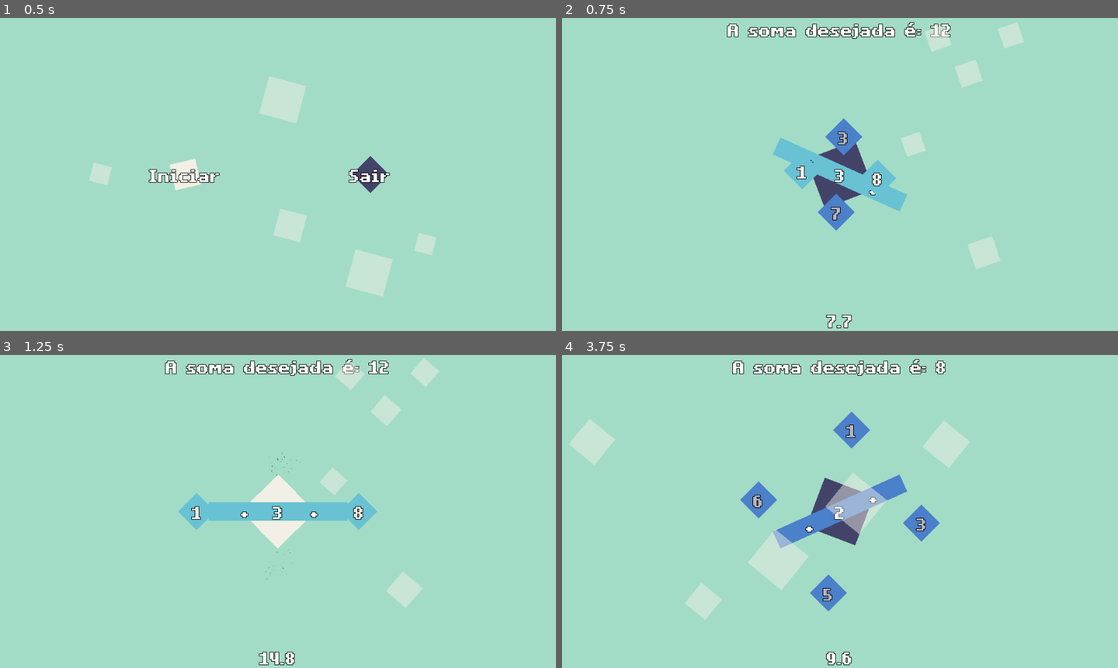
Above: before the commit, frames 1-4 (two rows, left to right).
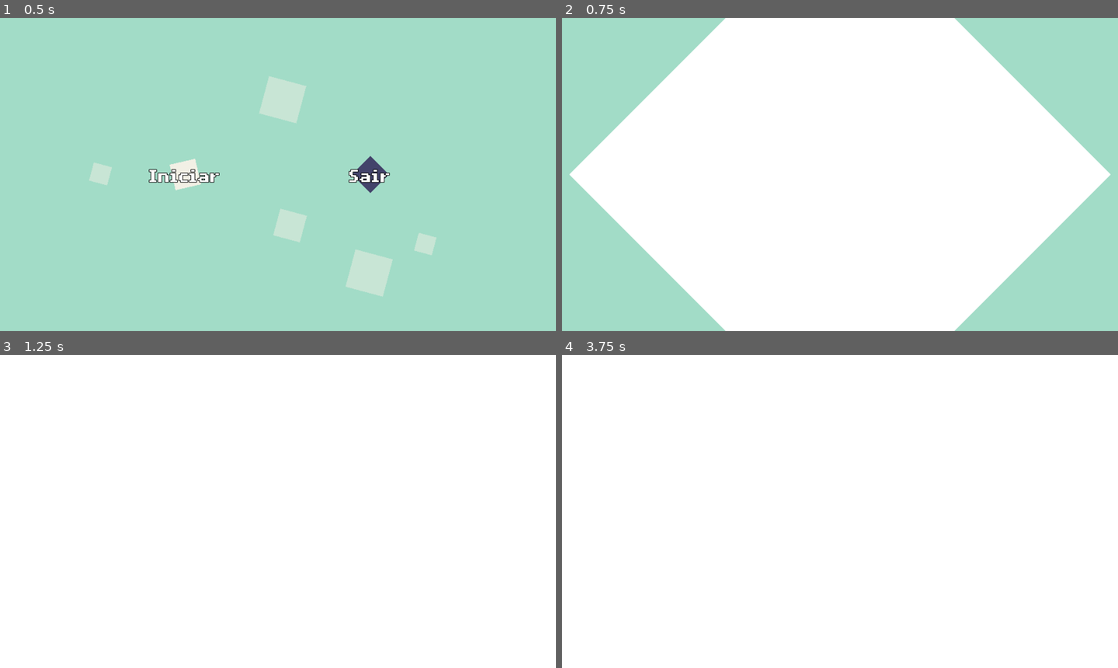
Above: after the commit, the same moments.

Repository: luisfpatrocinio/SquareSum
Game: Godot game, scene res://MainMenu.tscn
The game is run twice, just before and just after one commit, with the same random seed, the same clock (stepped at 60 frames per second) and the same inputs.
Inputs:
- Up to frame 1 (0.5 s): no input
- Up to frame 2 (0.75 s): tap Enter (ui_accept) at 0.5 s; hold Right (ui_right) from 0.53 s (still down)
- Up to frame 3 (1.25 s): keep holding Right (ui_right); tap Enter (ui_accept) at 0.77 s
- Up to frame 4 (3.75 s): release Right (ui_right) at 1.28 s; hold Down (ui_down) 1.28-2.03 s; tap Enter (ui_accept) at 1.52, 3.02 s; hold Right (ui_right) 2.03-2.78 s; hold Up (ui_up) 2.78-3.53 s; hold Left (ui_left) from 3.53 s (still down)

Frame 1 is identical in both runs. In frame 2, 69% of the frame differs, in the area x 1-99%, y 0-100%; in frame 3, 99%; in frame 4, 100%, in the area x 0-100%, y 0-100%.

Commit message:
Transition between scenes

Diff:
--- a/Level.tscn
+++ b/Level.tscn
@@ -13,6 +13,7 @@
 script = ExtResource( 1 )
 
 [node name="ColorRect" type="ColorRect" parent="Controller"]
+visible = false
 anchor_right = 1.0
 anchor_bottom = 1.0
 color = Color( 0.635294, 0.862745, 0.780392, 1 )
@@ -114,6 +115,14 @@
 
 [node name="Audio" type="AudioStreamPlayer" parent="Controller"]
 
+[node name="TransitionTimer" type="Timer" parent="Controller"]
+autostart = true
+
+[node name="TransitionFadeOut" type="ColorRect" parent="."]
+margin_right = 960.0
+margin_bottom = 540.0
+
 [connection signal="timeout" from="Controller/Timer" to="Controller" method="_on_Timer_timeout"]
 [connection signal="timeout" from="Controller/TimerToStart" to="Controller" method="_on_TimerToStart_timeout"]
 [connection signal="timeout" from="Controller/CreatePolygonTimer" to="Controller" method="_on_CreatePolygonTimer_timeout"]
+[connection signal="timeout" from="Controller/TransitionTimer" to="Controller" method="_on_TransitionTimer_timeout"]
--- a/MainMenu.gd
+++ b/MainMenu.gd
@@ -7,9 +7,13 @@
 var optionScene = preload("res://MenuOption.tscn");
 onready var createPolygonTimer = get_node("createPolygonTimer");
 onready var polygonDeco = preload("res://Polygon.tscn");
+var changingScene = false;
 
 # Called when the node enters the scene tree for the first time.
 func _ready() -> void:
+	# Ajustar posição da janela
+	OS.center_window()
+
 	# Create Options
 	var _optionsNmb = 2;
 	var _spac = 960 / (_optionsNmb + 1);
@@ -36,7 +40,7 @@
 
 	# Get Input
 	var xAxis = Input.get_axis("ui_left", "ui_right");
-	if (xAxis != 0 and inputCooldown < 0):
+	if (xAxis != 0 and inputCooldown < 0 and !changingScene):
 		selected += sign(xAxis);
 		selected = clamp(selected, 0, len(options) - 1);
 		inputCooldown = INPUT_COOLDOWN;
@@ -47,10 +51,11 @@
 
 	# Confirm Option
 	var confirmKey = Input.is_action_just_pressed("ui_accept");
-	if confirmKey:
+	if confirmKey and !changingScene:
 		var _callback = options[selected].callback;
 		if _callback.is_valid():
 			_callback.call_func();
+			changingScene = true
 
 
 func _on_CreatePolygonTimer_timeout() -> void:
--- a/MenuOption.gd
+++ b/MenuOption.gd
@@ -4,6 +4,7 @@
 var no = 0;
 onready var polygon = get_node("Polygon2D");
 onready var label = get_node("Label");
+onready var transitionScene = preload("res://Transition.tscn");
 var callback = funcref(self, "startGame");
 
 func _ready() -> void:
@@ -30,8 +31,11 @@
 
 
 func startGame():
-	get_tree().change_scene("res://Level.tscn");
-
+	print("Starting...")
+	var trans = transitionScene.instance();
+	trans.global_position = Vector2(480, 270);
+	trans.destinyScene = "res://Level.tscn";
+	get_parent().add_child(trans)
 
 func exitGame():
 	get_tree().quit()
--- a/Number.gd
+++ b/Number.gd
@@ -19,7 +19,7 @@
 
 
 func _process(delta):
-	if my_scale < 1:
+	if my_scale < 1 and controller.canFadeTransition:
 		my_scale += 0.078
 	else:
 		my_scale = 1
--- a/Roulette.gd
+++ b/Roulette.gd
@@ -19,6 +19,8 @@
 onready var flash = get_node("FlashScreen");
 onready var audio = get_node("Audio")
 
+var canFadeTransition = false
+
 var barAngSpd = 12
 var numbersArray = []
 var desired_number = 0
@@ -30,8 +32,6 @@
 
 
 func _ready() -> void:
-	# Ajustar posição da janela
-	OS.window_position = Vector2(32, 32)
 	randomize()
 
 	for _i in range(5):
@@ -46,6 +46,11 @@
 
 
 func _process(delta: float) -> void:
+	# Reduzir transparência da transição
+	if canFadeTransition:
+		var _transAlpha = get_parent().get_node("TransitionFadeOut");
+		_transAlpha.color.a = lerp(_transAlpha.color.a, 0, 0.068);
+
 	# Receber Input do Jogador: Inclinar Barra
 	var xAxis = Input.get_axis("ui_left", "ui_right");
 	var _destAng = line.rotation_degrees;
@@ -82,37 +87,38 @@
 		# Checar se está certo
 		var _array = line.numbers
 		print("O valor de line.numbers é: " + str(_array))
-		if get_sum(_array) == desired_number:
-			# Vitória
-			print("Acertou!");
-			flashScreen();
-			var _timeBonus = 5
-			timer.start(timer.time_left + _timeBonus)
-			timer.paused = true
-			startTimer.start()
-			success = true
-			audio.stream = completedSound;
-			audio.pitch_scale = min(0.80 + 0.05 * actualLevel, 2);
-			audio.play()
-
-			# Deletar numeros errados
-			for nmb in numbersArray:
-				var wr = weakref(nmb)
-				if wr.get_ref():
-					if !(nmb in line.colliders):
-						nmb.queue_free()
-					else:
-						nmb.succeeded = true
-		else:
-			if len(line.colliders) > 0:
-				# Resultado Errado
-				print("ErRRRRRrrou!")
-				audio.stream = wrongSound;
-				audio.pitch_scale = rand_range(0.95, 1.05);
+		if (len(_array) == 2):
+			if get_sum(_array) == desired_number:
+				# Vitória
+				print("Acertou!");
+				flashScreen();
+				var _timeBonus = 5
+				timer.start(timer.time_left + _timeBonus)
+				timer.paused = true
+				startTimer.start()
+				success = true
+				audio.stream = completedSound;
+				audio.pitch_scale = min(0.80 + 0.05 * actualLevel, 2);
 				audio.play()
+
+				# Deletar numeros errados
 				for nmb in numbersArray:
-					if nmb in line.colliders:
-						nmb.queue_free()
+					var wr = weakref(nmb)
+					if wr.get_ref():
+						if !(nmb in line.colliders):
+							nmb.queue_free()
+						else:
+							nmb.succeeded = true
+			else:
+				if len(line.colliders) > 0:
+					# Resultado Errado
+					print("ErRRRRRrrou!")
+					audio.stream = wrongSound;
+					audio.pitch_scale = rand_range(0.95, 1.05);
+					audio.play()
+					for nmb in numbersArray:
+						if nmb in line.colliders:
+							nmb.queue_free()
 
 
 	# Exibir Instrução
@@ -252,3 +258,7 @@
 		randi() % 480
 	)
 	add_child(_pol)
+
+
+func _on_TransitionTimer_timeout() -> void:
+	canFadeTransition = true;
--- /dev/null
+++ b/Transition.gd
@@ -0,0 +1,17 @@
+extends Node2D
+
+var destinyScene = "res://MainMenu.tscn";
+onready var polygon = get_node("Polygon");
+var scaleFactor = 0
+
+# Called when the node enters the scene tree for the first time.
+func _ready() -> void:
+	polygon.scale = Vector2(scaleFactor, scaleFactor);
+
+func _process(delta: float) -> void:
+	var _spd = 0.050;
+	scaleFactor = lerp(scaleFactor, 15, _spd)
+	polygon.scale = Vector2(scaleFactor, scaleFactor);
+	if (scaleFactor > 14):
+		get_tree().change_scene(destinyScene);
+		queue_free()
--- /dev/null
+++ b/Transition.tscn
@@ -0,0 +1,9 @@
+[gd_scene load_steps=2 format=2]
+
+[ext_resource path="res://Transition.gd" type="Script" id=1]
+
+[node name="Transition" type="Node2D"]
+script = ExtResource( 1 )
+
+[node name="Polygon" type="Polygon2D" parent="."]
+polygon = PoolVector2Array( 0, -64, 64, 0, 0, 64, -64, 0 )
